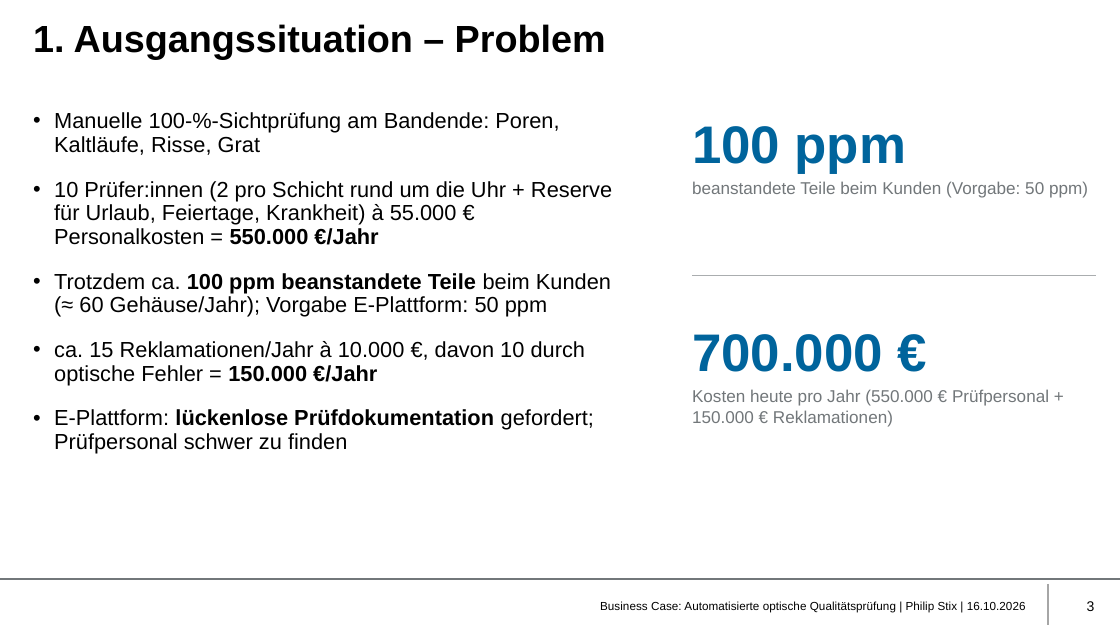
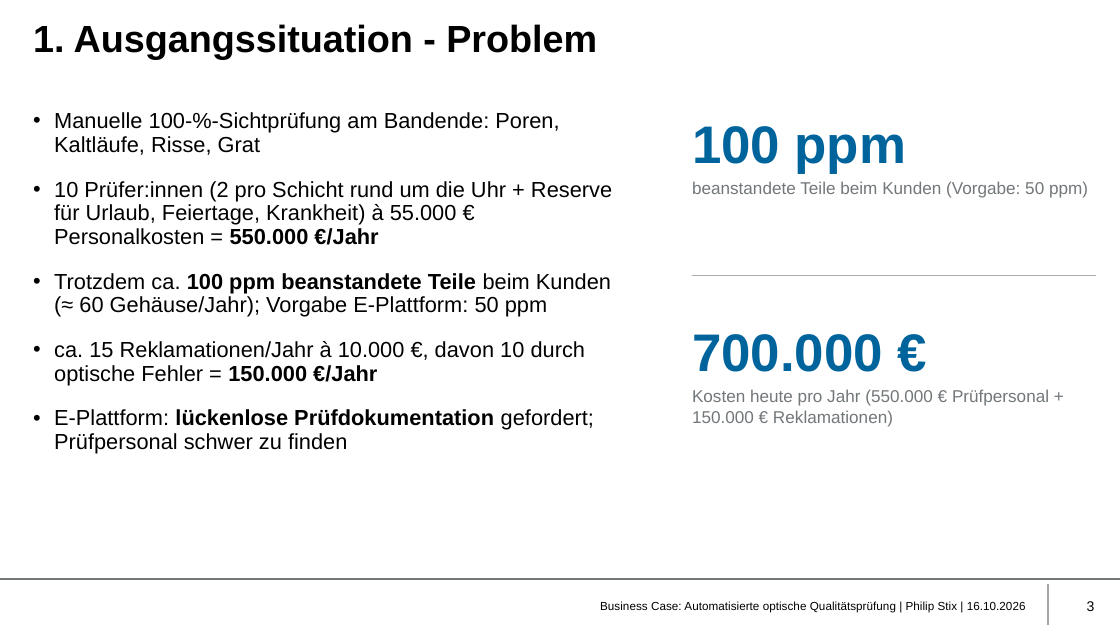
Before and after one commit to philip-stack/MRE3-bGUS, a slide deck: slide 3 of 01 Abgabe/Business Case Qualitätsprüfung - Philip Stix.pptx. Drawn at 1120x630 pixels with LibreOffice and Linux fonts; fonts in the diff are those of the drawing; background and template pictures are left out. Boxes give left, top, right and bottom in pixels: in the first picture for what was removed or moved away, otherwise in the second. Text is boxed around its words. In the diff, an @@ line names an element or a change of style, - is before the commit and + after.

```diff
--- a/01 Abgabe/Business Case Qualitätsprüfung - Philip Stix.pptx
+++ b/01 Abgabe/Business Case Qualitätsprüfung - Philip Stix.pptx
@@ title at <box>33,24,597,59</box>: text changed @@
-1. Ausgangssituation – Problem
+1. Ausgangssituation - Problem
```
Also in this commit, not shown: 8 other slides changed.
